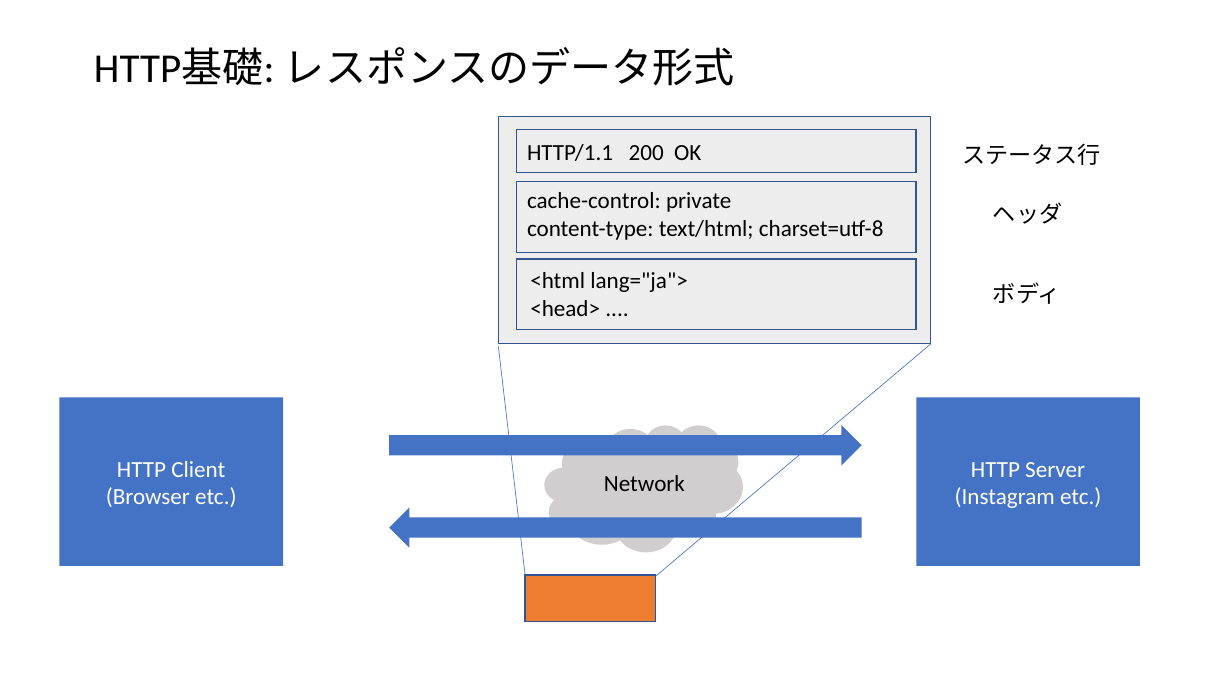
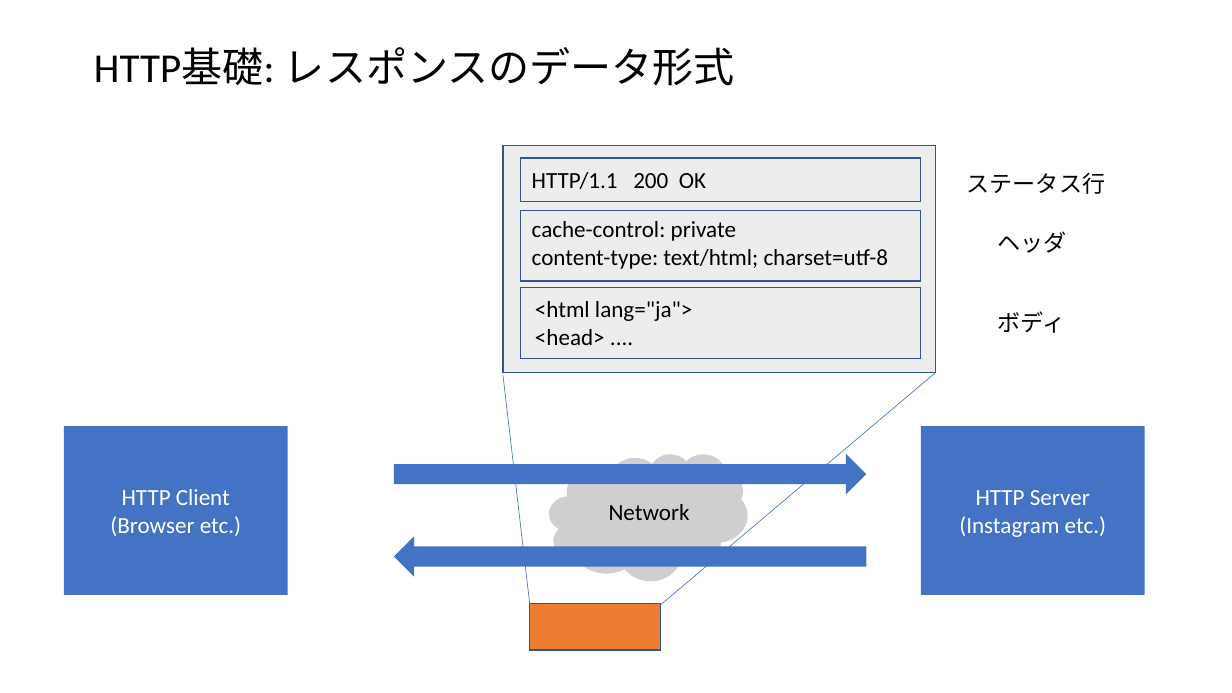
Before and after one commit to yuichi110/nutanix_restapi_bootcamp, a slide deck: slide 9 of lesson01.pptx. Drawn at 1232x693 pixels with LibreOffice and Linux fonts; fonts in the diff are those of the drawing. Boxes give left, top, right and bottom in pixels: in the first picture for what was removed or moved away, otherwise in the second. Text is boxed around its words. In the diff, an @@ line names an element or a change of style, - is before the commit and + after.

```diff
--- a/lesson01.pptx
+++ b/lesson01.pptx
@@ 7 texts, 7 rectangles, 2 right arrows, 2 lines, 1 cloud: place and size @@
-7 texts, 7 rectangles, 2 right arrows, 2 lines, 1 cloud at (59,116,1141,621)
+7 texts, 7 rectangles, 2 right arrows, 2 lines, 1 cloud at (64,146,1145,651)
```
Also in this commit, not shown: 13 other slides changed, 4 slides added, 7 other files.
